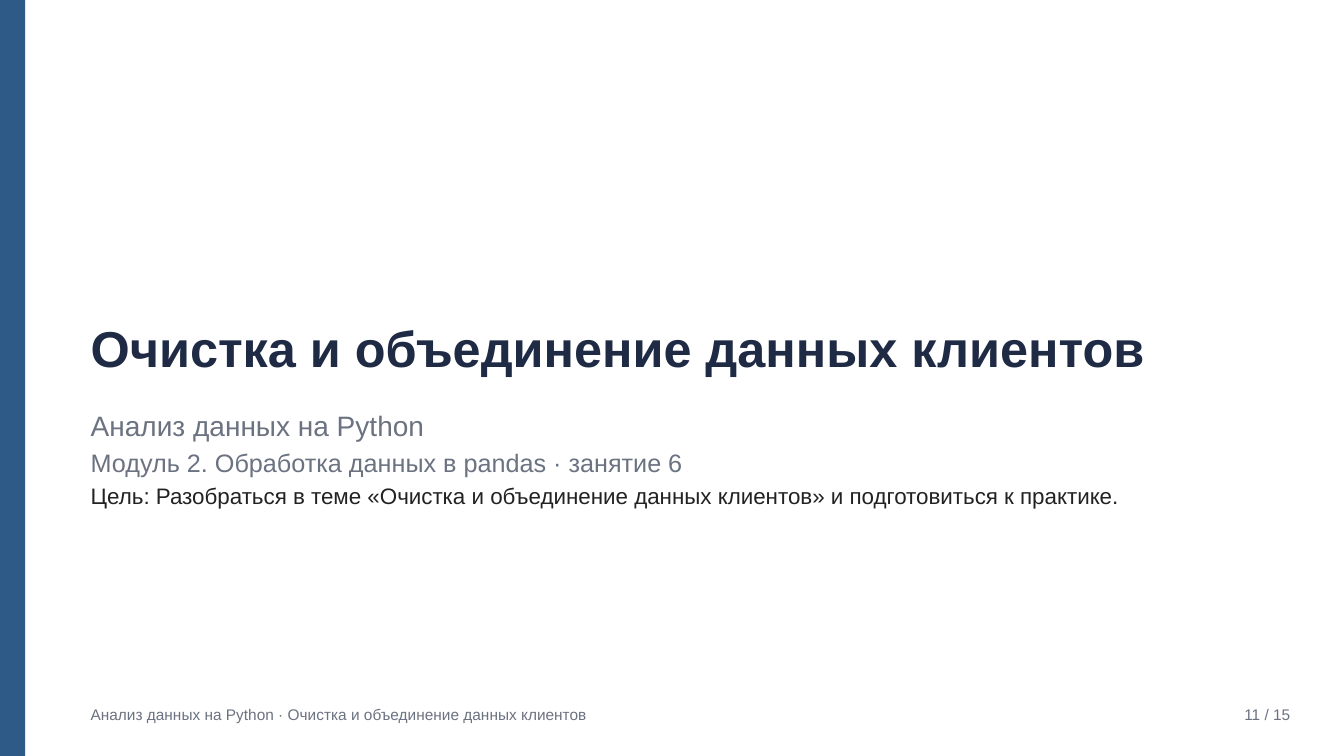
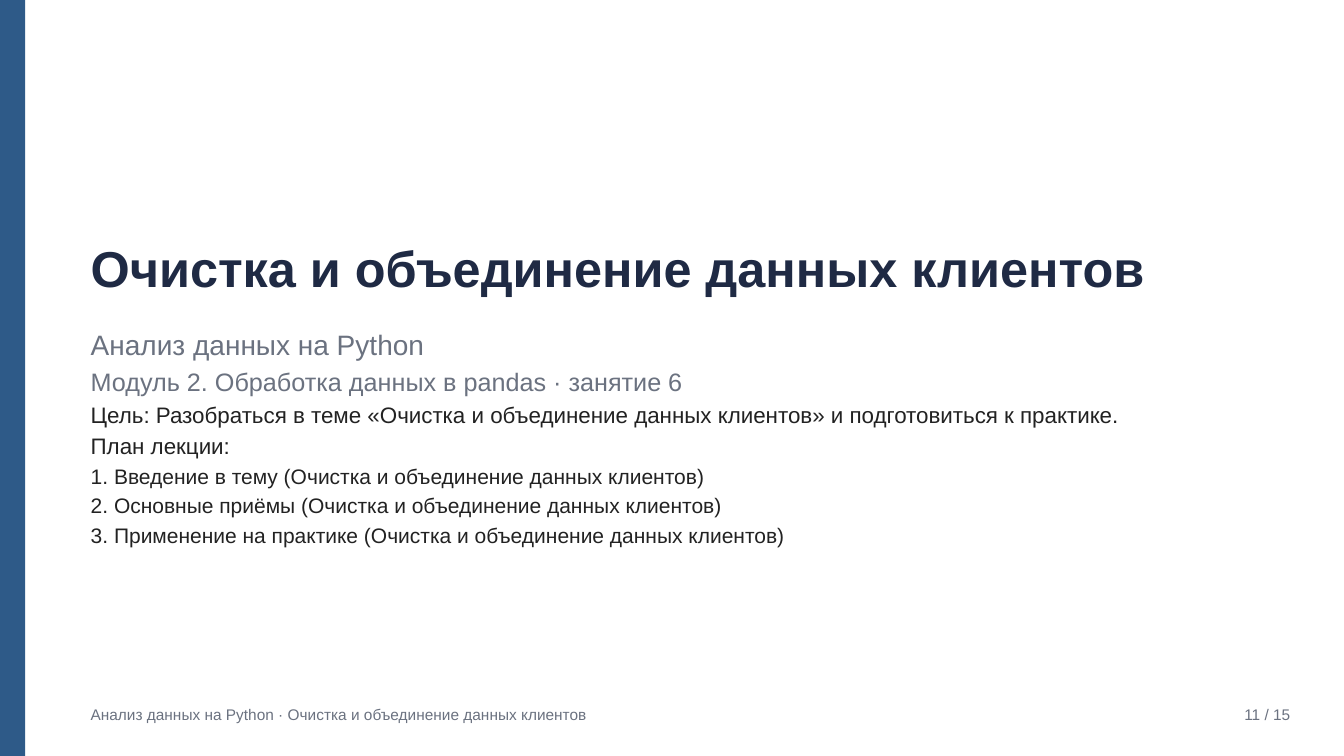
Before and after one commit to Turbo-Ananasik5362/hakaton, a slide deck: slide 11 of eval/samples/q3/slides.pptx. Drawn at 1344x756 pixels with LibreOffice and Linux fonts; fonts in the diff are those of the drawing. Boxes give left, top, right and bottom in pixels: in the first picture for what was removed or moved away, otherwise in the second. Text is boxed around its words. In the diff, an @@ line names an element or a change of style, - is before the commit and + after.

```diff
--- a/eval/samples/q3/slides.pptx
+++ b/eval/samples/q3/slides.pptx
@@ title "Очистка и объединение данных клиентов": place and size @@
-title "Очистка и объединение данных клиентов" at [91,330,1144,377]
+title "Очистка и объединение данных клиентов" at [91,250,1144,297]
@@ subtitle "Анализ данных на Python": place and size @@
-subtitle "Анализ данных на Python" at [91,415,1118,509]
+subtitle "Анализ данных на Python" at [91,334,1118,547]
@@ subtitle at [91,438,784,547]: paragraphs added @@
+План лекции:
+1. Введение в тему (Очистка и объединение данных клиентов)
+2. Основные приёмы (Очистка и объединение данных клиентов)
+3. Применение на практике (Очистка и объединение данных клиентов)
```
Also in this commit, not shown: 2 other slides changed, 58 other files.
